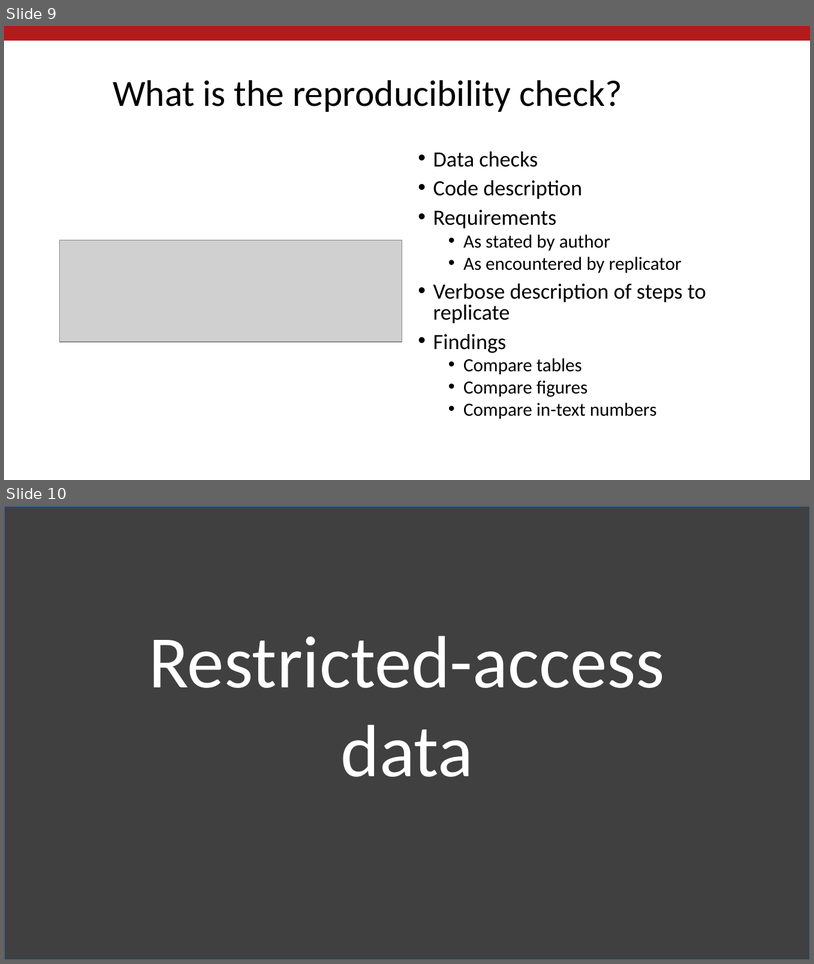
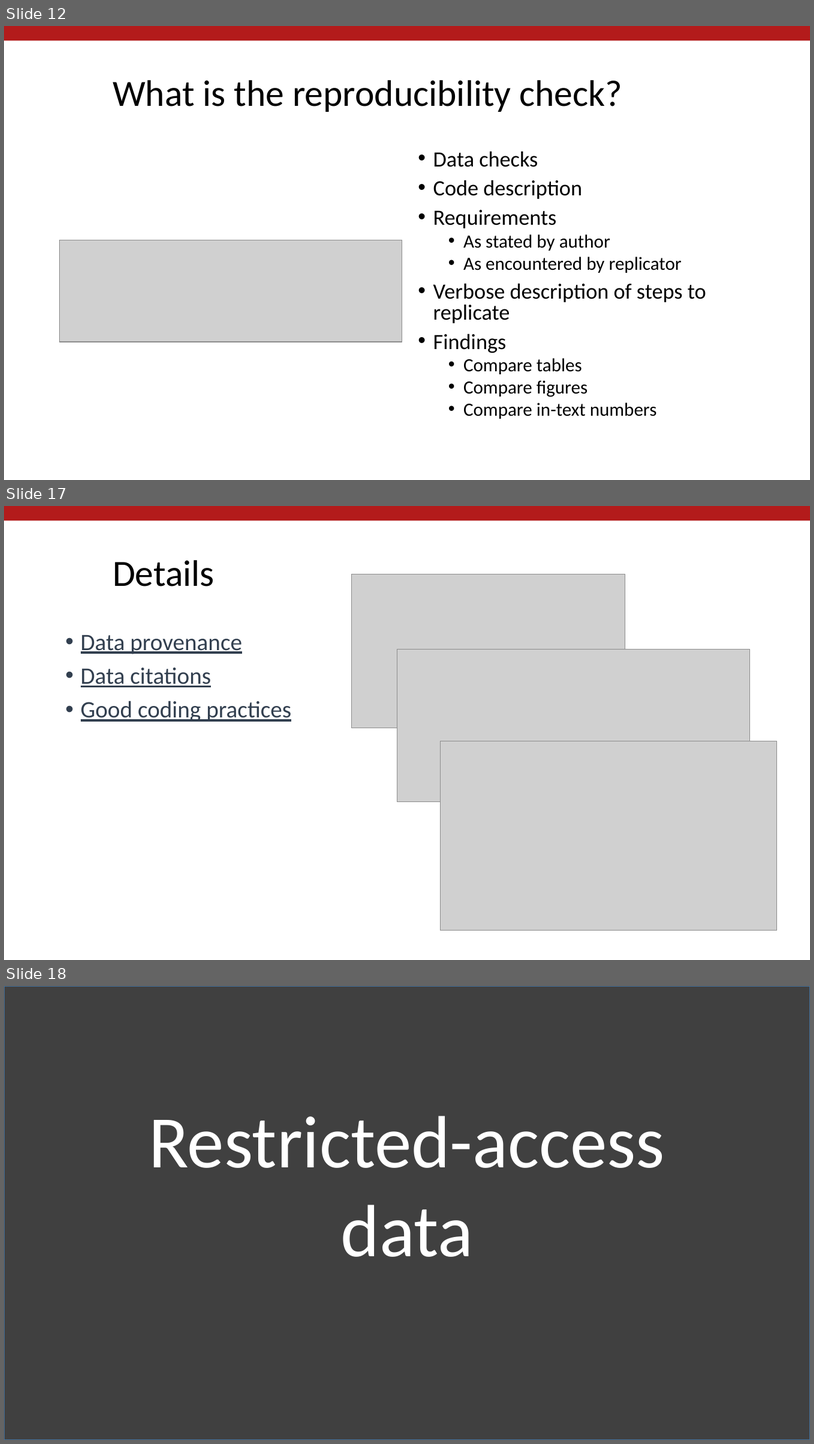
Before and after one commit to AEADataEditor/fireside-chat-2021, a slide deck: Vilhuber-Presentation-2021-01-19.pptx. Shown one above the other, each under a label of ours: slides 9 and 10 before the commit, slides 12, 17 and 18 after it; the slides between them are not shown. The pictures are 814x964 and 814x1444 pixels, drawn with LibreOffice and Linux fonts; fonts in the diff are those of the drawing; grey boxes stand for pictures; background and template pictures are left out. Boxes give left, top, right and bottom in pixels: in the first picture for what was removed or moved away, otherwise in the second. Text is boxed around its words. In the diff, an @@ line names an element or a change of style, - is before the commit and + after.

```diff
--- a/Vilhuber-Presentation-2021-01-19.pptx
+++ b/Vilhuber-Presentation-2021-01-19.pptx
@@ slide 17 added at box(4, 506, 810, 960), background #FFFFFF; not listed: 1 template element that a slide beside it also shows @@
@@ title added at box(113, 560, 215, 586), 44 pt, text #000000 @@
+Details
@@ picture added at box(352, 574, 626, 728) @@
@@ text added at box(81, 635, 291, 721), 28 pt, text #323F4F, underline @@
+• Data provenance
+• Data citations
+• Good coding practices
@@ picture added at box(397, 649, 750, 801) @@
@@ picture added at box(441, 741, 778, 930) @@
@@ what was slide 9 is now slide 12 @@
@@ what was slide 10 is now slide 18 @@
```
Also in this commit, not shown: 2 slides changed, 8 other slides added.
